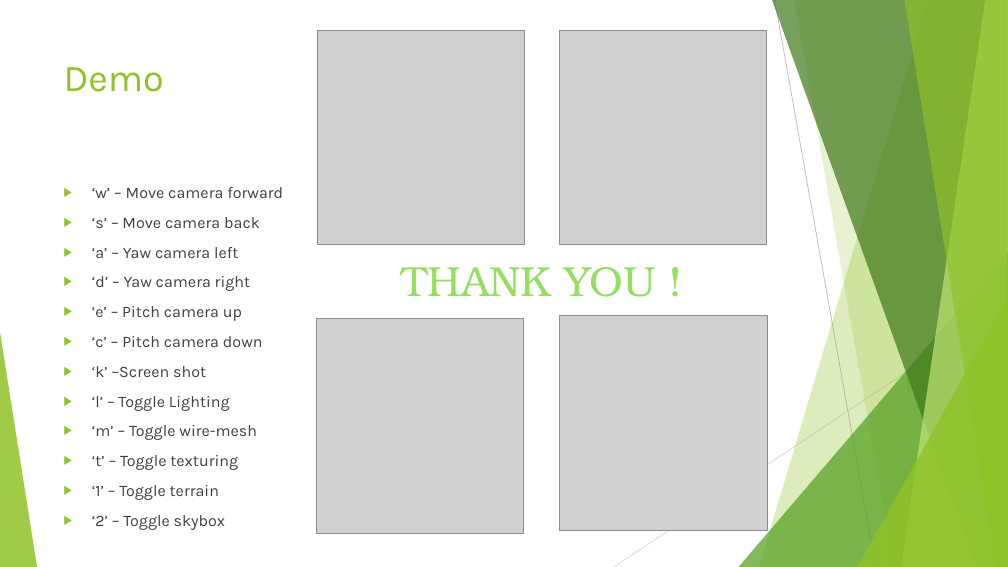
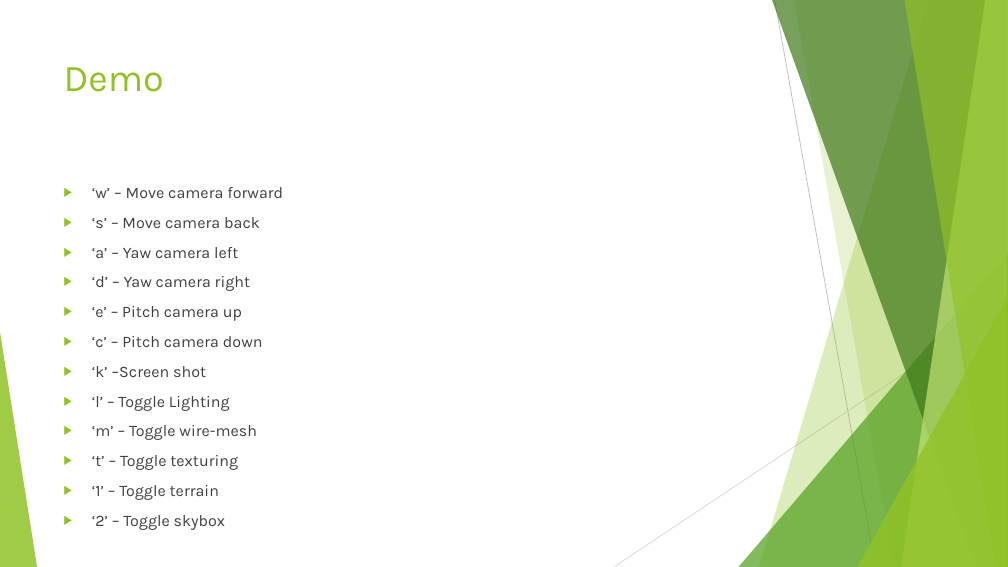
Before and after one commit to KarteekKumarM/MountainTerrain, a slide deck: slide 32 of docs/Presentation.pptx (slide 17 before the commit). Drawn at 1008x567 pixels with LibreOffice and Linux fonts; fonts in the diff are those of the drawing; grey boxes stand for pictures. Boxes give left, top, right and bottom in pixels: in the first picture for what was removed or moved away, otherwise in the second. Text is boxed around its words. In the diff, an @@ line names an element or a change of style, - is before the commit and + after.

```diff
--- a/docs/Presentation.pptx
+++ b/docs/Presentation.pptx
@@ picture removed at <box>318,30,525,244</box> @@
@@ picture removed at <box>560,30,767,244</box> @@
@@ text removed at <box>402,267,656,297</box> @@
-THANK YOU !
@@ picture removed at <box>317,319,524,533</box> @@
@@ picture removed at <box>560,315,768,531</box> @@
```
Also in this commit, not shown: 8 other slides changed, 21 slides added, 5 slides removed, 9 other files.
